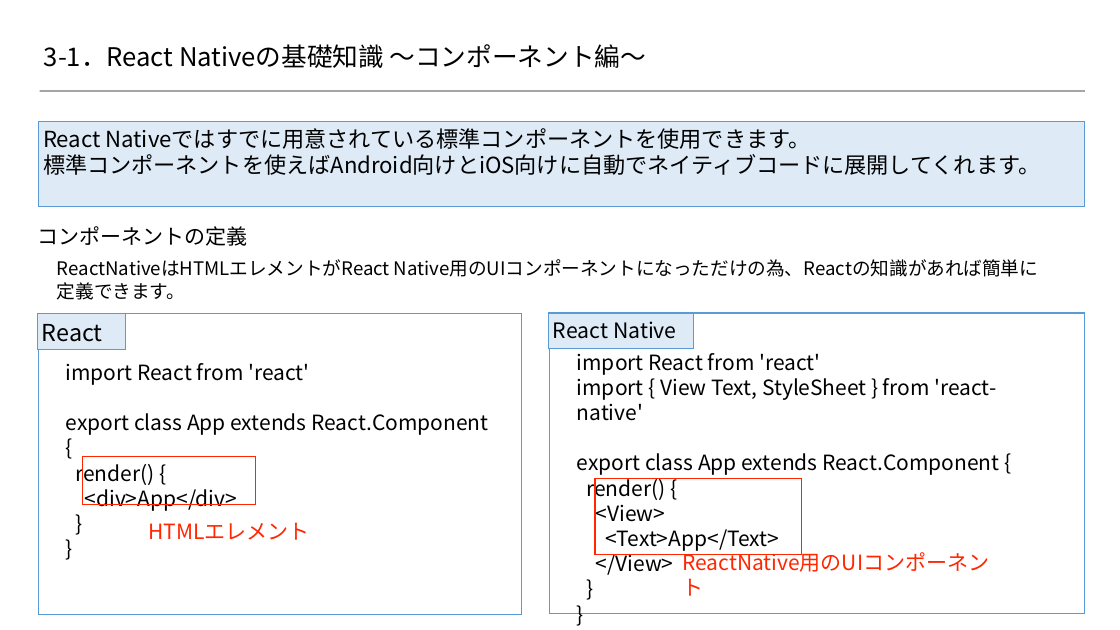
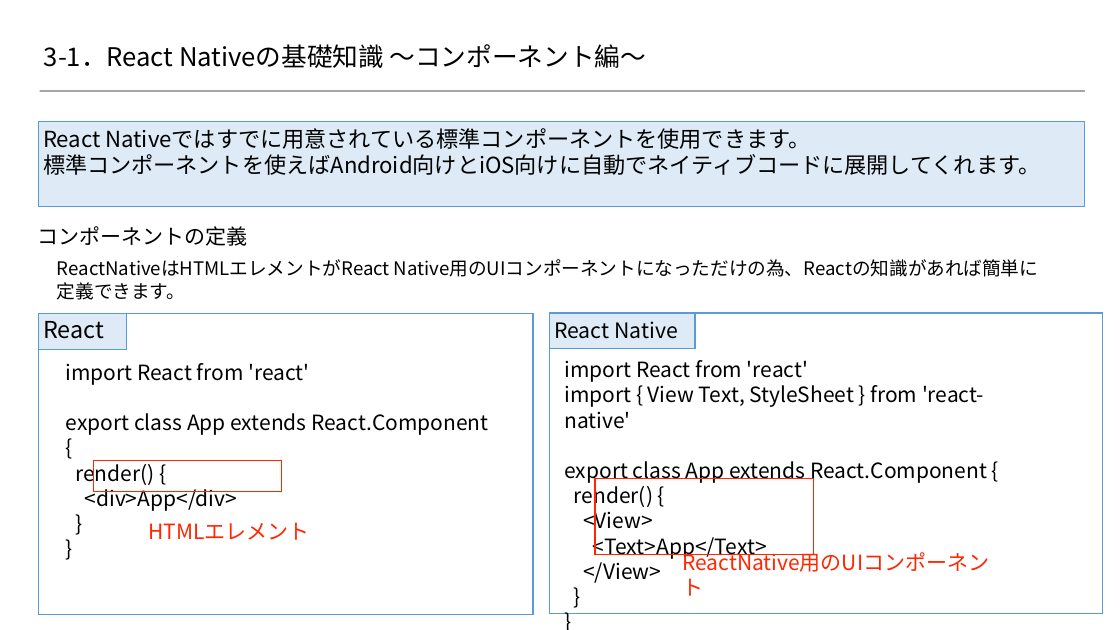
Before and after one commit to 2018SYSTEMI34/diary, a slide deck: slide 1 of doc/02_SlideShare/01.ネタ/３_ReactNative基礎知識/3-1.pptx. Drawn at 1120x630 pixels with LibreOffice and Linux fonts; fonts in the diff are those of the drawing; background and template pictures are left out. Boxes give left, top, right and bottom in pixels: in the first picture for what was removed or moved away, otherwise in the second. Text is boxed around its words. In the diff, an @@ line names an element or a change of style, - is before the commit and + after.

Commit message:
ReactNative基礎知識　図形のずれを修正
図形のずれを修正

```diff
--- a/doc/02_SlideShare/01.ネタ/３_ReactNative基礎知識/3-1.pptx
+++ b/doc/02_SlideShare/01.ネタ/３_ReactNative基礎知識/3-1.pptx
@@ rectangle "React" at box(39, 314, 126, 350): line spacing 1 to 0.9 @@
@@ rectangle: place and size @@
-rectangle at box(39, 314, 522, 615)
+rectangle at box(39, 314, 534, 615)
@@ rectangle: place and size @@
-rectangle at box(549, 313, 1085, 614)
+rectangle at box(549, 313, 1102, 614)
@@ text "import React from 'react'": place and size @@
-text "import React from 'react'" at box(577, 353, 999, 575)
+text "import React from 'react'" at box(564, 360, 987, 583)
@@ rectangle: place and size @@
-rectangle at box(83, 456, 255, 504)
+rectangle at box(93, 460, 281, 492)
@@ rectangle: place and size @@
-rectangle at box(595, 478, 802, 555)
+rectangle at box(595, 478, 813, 555)
```
Also in this commit, not shown: 4 other slides changed.
